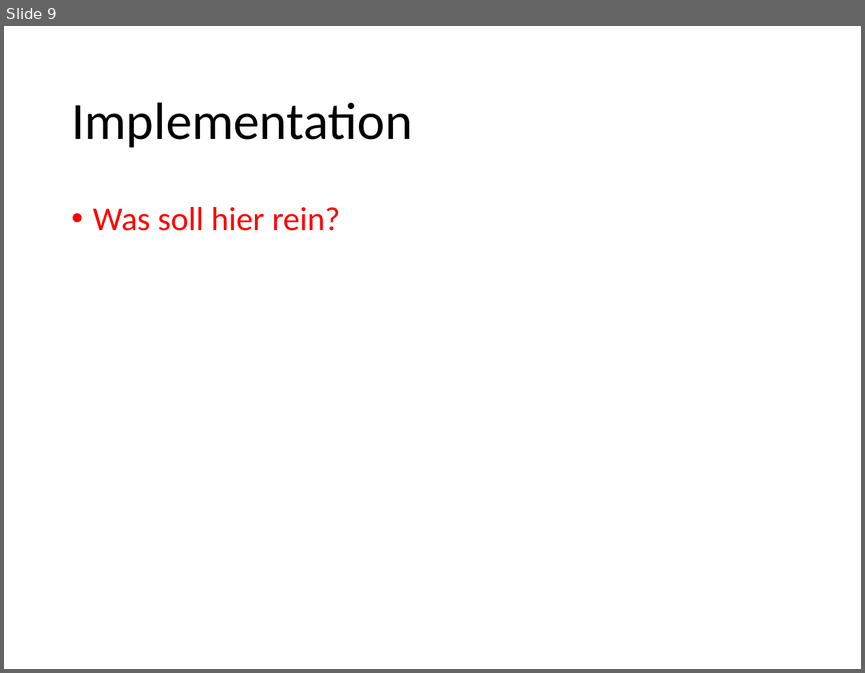
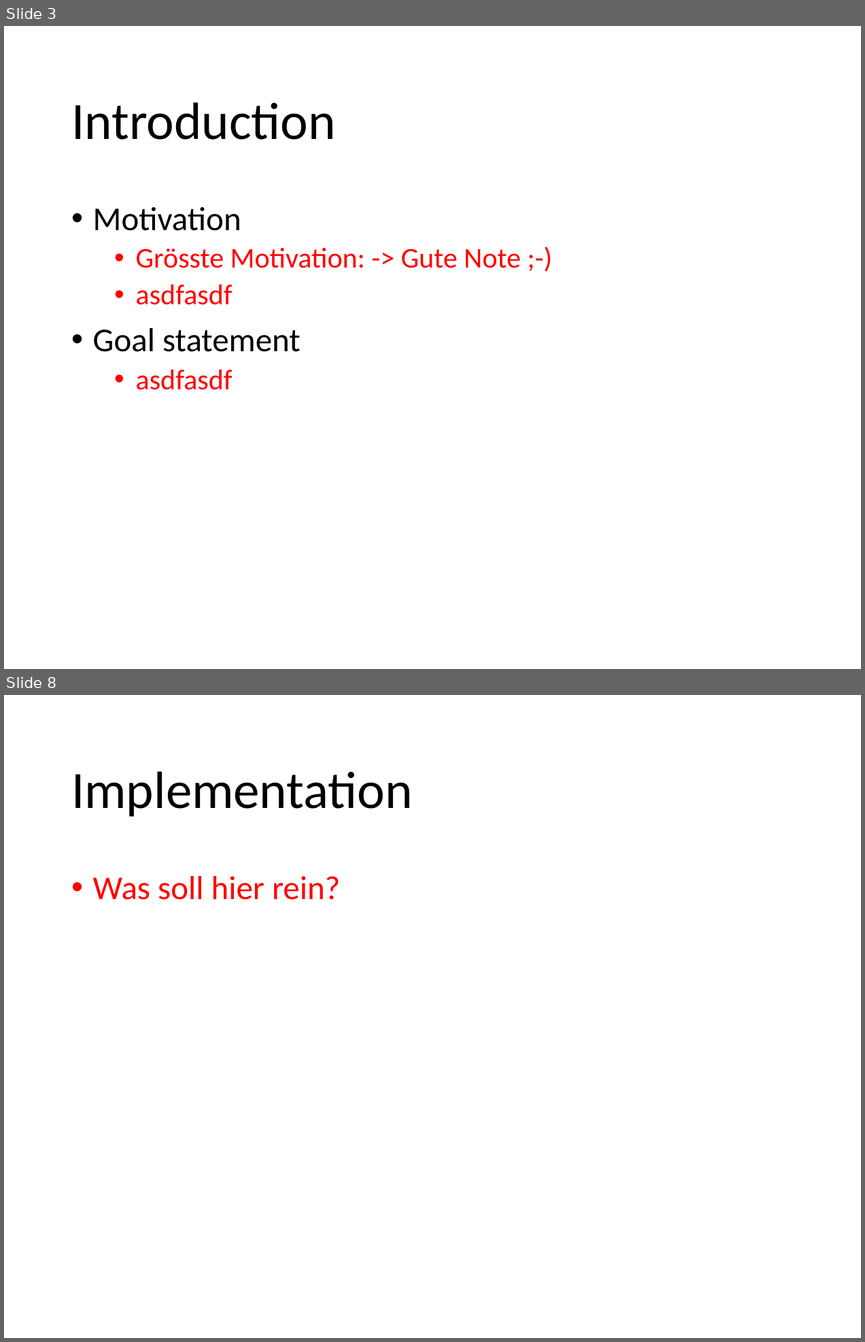
Before and after one commit to MSE-MobOP/Ski-Compass, a slide deck: Documents/Presentation/Presentation.pptx. Shown one above the other, each under a label of ours: slide 9 before the commit, slides 3 and 8 after it; the slides between them are not shown. The pictures are 865x673 and 865x1342 pixels, drawn with LibreOffice and Linux fonts; fonts in the diff are those of the drawing. Boxes give left, top, right and bottom in pixels: in the first picture for what was removed or moved away, otherwise in the second. Text is boxed around its words. In the diff, an @@ line names an element or a change of style, - is before the commit and + after.

```diff
--- a/Documents/Presentation/Presentation.pptx
+++ b/Documents/Presentation/Presentation.pptx
@@ slide 3 added at (x1=4, y1=26, x2=861, y2=669), background #FFFFFF @@
@@ title added at (x1=71, y1=102, x2=335, y2=140), 44 pt, text #000000 @@
+Introduction
@@ text added at (x1=93, y1=207, x2=521, y2=390), 24 pt, text #FF0000 @@
+• Motivation
+  • Grösste Motivation: -> Gute Note ;-)
+  • asdfasdf
+• Goal statement
+  • asdfasdf
@@ what was slide 9 is now slide 8 @@
```
Also in this commit, not shown: 3 slides changed, 3 other slides added, 5 slides removed.
